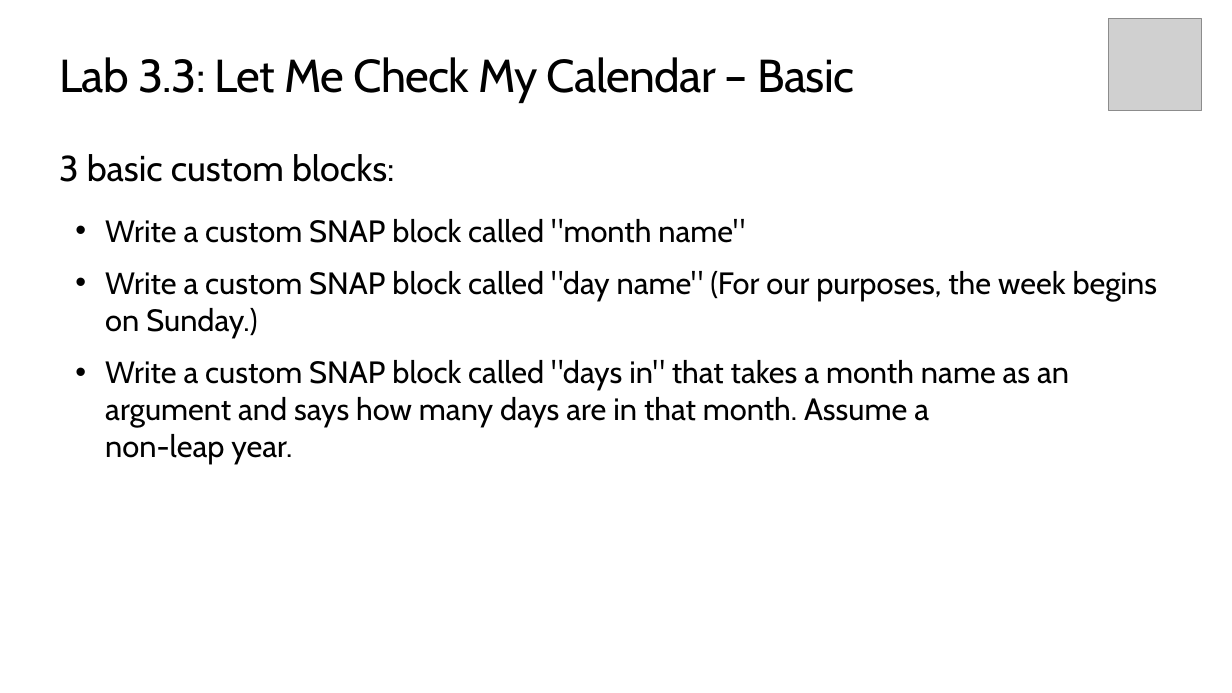
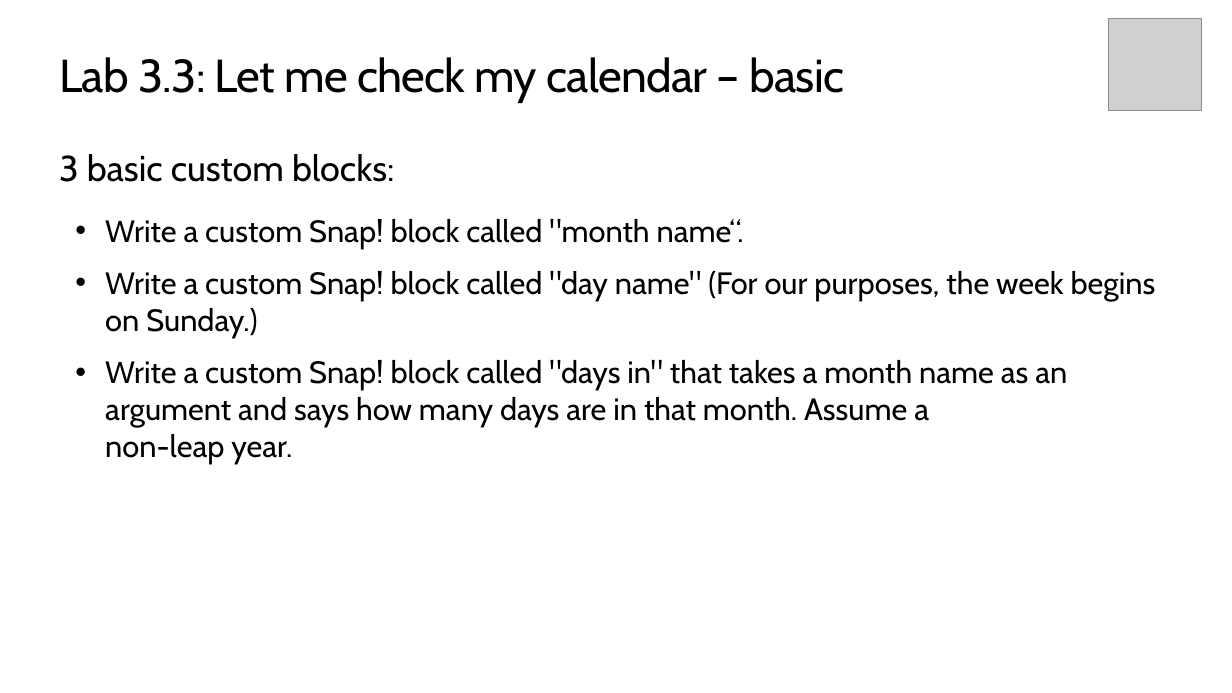
Before and after one commit to TEALSK12/introduction-to-computer-science, a slide deck: slide 6 of slidedecks/TEALS SNAP 3.3.pptx. Drawn at 1232x693 pixels with LibreOffice and Linux fonts; fonts in the diff are those of the drawing; grey boxes stand for pictures; background and template pictures are left out. Boxes give left, top, right and bottom in pixels: in the first picture for what was removed or moved away, otherwise in the second. Text is boxed around its words. In the diff, an @@ line names an element or a change of style, - is before the commit and + after.

```diff
--- a/slidedecks/TEALS SNAP 3.3.pptx
+++ b/slidedecks/TEALS SNAP 3.3.pptx
@@ title at [59,57,844,103]: text changed @@
-Lab 3.3: Let Me Check My Calendar – Basic
+Lab 3.3: Let me check my calendar – basic
@@ text at [105,219,1156,464]: text changed @@
-• Write a custom SNAP block called "month name"
-• Write a custom SNAP block called "day name" (For our purposes, the week begins on Sunday.)
-• Write a custom SNAP block called "days in" that takes a month name as an argument and says how many days are in that month. Assume a
-  non-leap year.
+• Write a custom Snap! block called "month name“.
+• Write a custom Snap! block called "day name" (For our purposes, the week begins on Sunday.)
+• Write a custom Snap! block called "days in" that takes a month name as an argument and says how many days are in that month. Assume a
+  non-leap year.
```
Also in this commit, not shown: 3 other slides changed, 18 other files.
